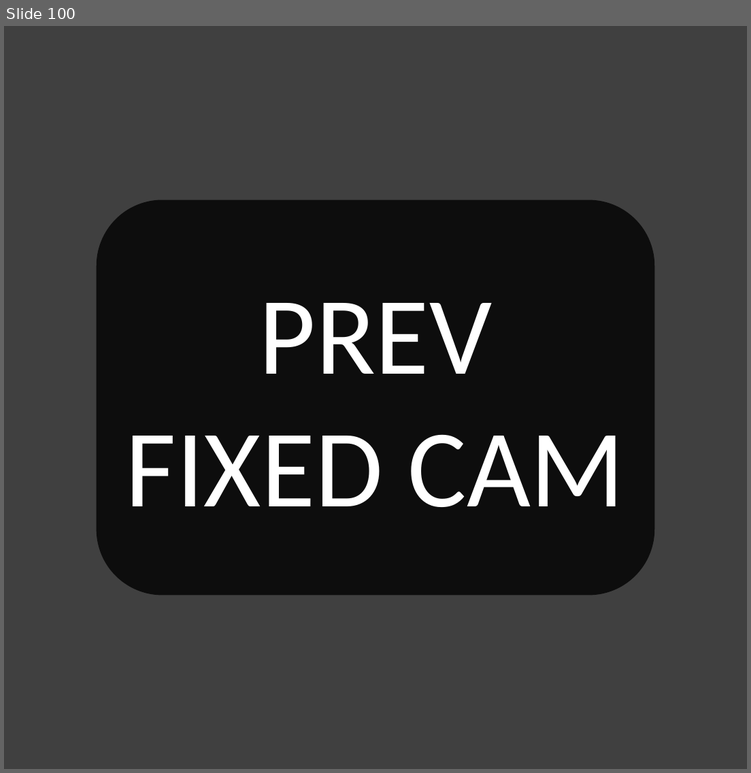
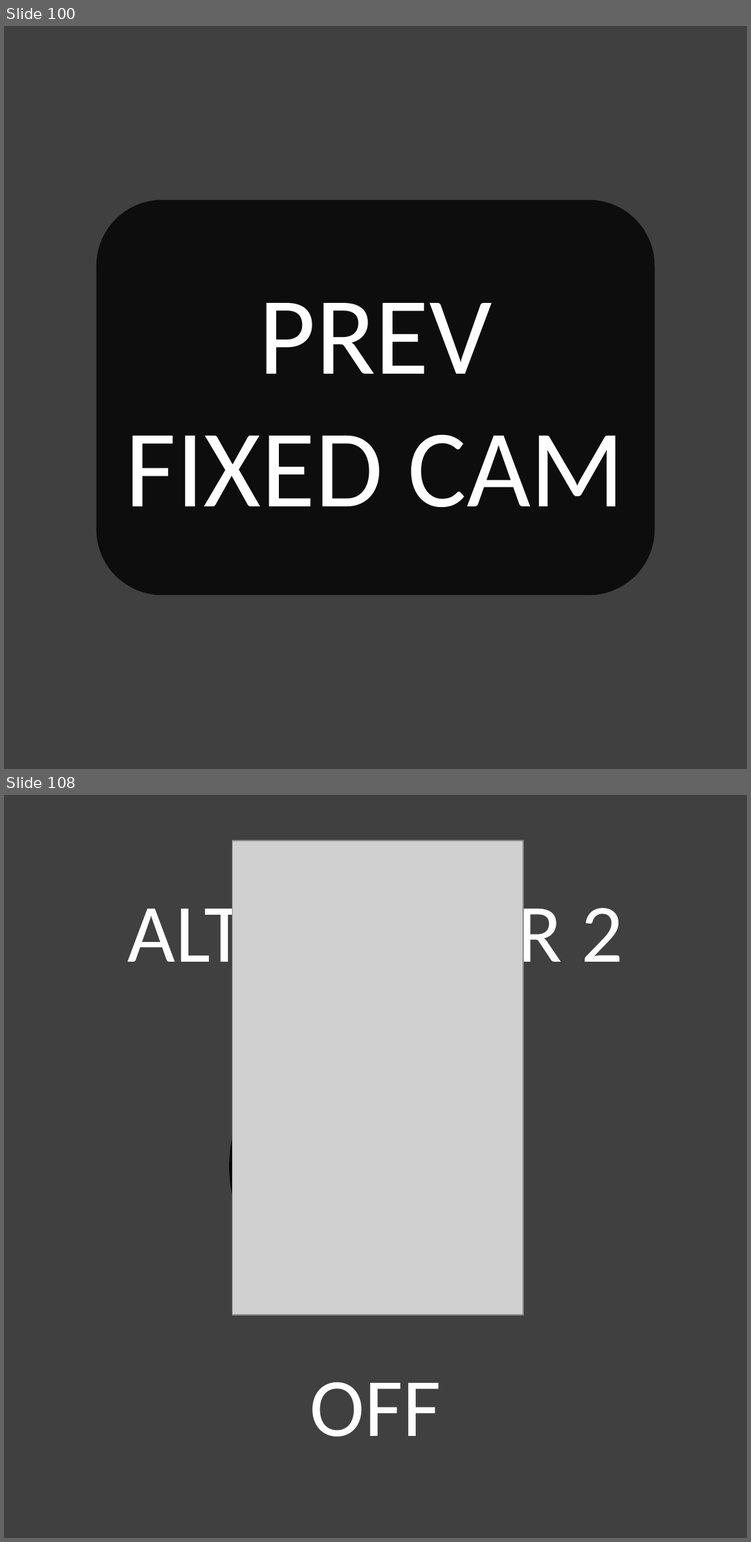
Before and after one commit to Akingboii/aleks-improved-aviation-icon-pack, a slide deck: Makin Buttons.pptx. Shown one above the other, each under a label of ours: slide 100 before the commit, slides 100 and 108 after it; the slides between them are not shown. The pictures are 751x773 and 751x1542 pixels, drawn with LibreOffice and Linux fonts; fonts in the diff are those of the drawing; grey boxes stand for pictures. Boxes give left, top, right and bottom in pixels: in the first picture for what was removed or moved away, otherwise in the second. Text is boxed around its words. In the diff, an @@ line names an element or a change of style, - is before the commit and + after.

Commit message:
added tbm 930 pptx

```diff
--- a/Makin Buttons.pptx
+++ b/Makin Buttons.pptx
@@ slide 108 added at (4,795,747,1538), background #404040 @@
@@ picture added at (232,841,524,1315) @@
@@ text added at (128,892,623,981), 60 pt, text #FFFFFF @@
+ALTERNATOR 2
@@ ellipse added at (230,1022,521,1310), fill #000000, outline #000000 1 pt @@
@@ text added at (310,1382,441,1436), 60 pt, text #FFFFFF @@
+OFF
```
Also in this commit, not shown: 17 other slides added, 1 other file.
